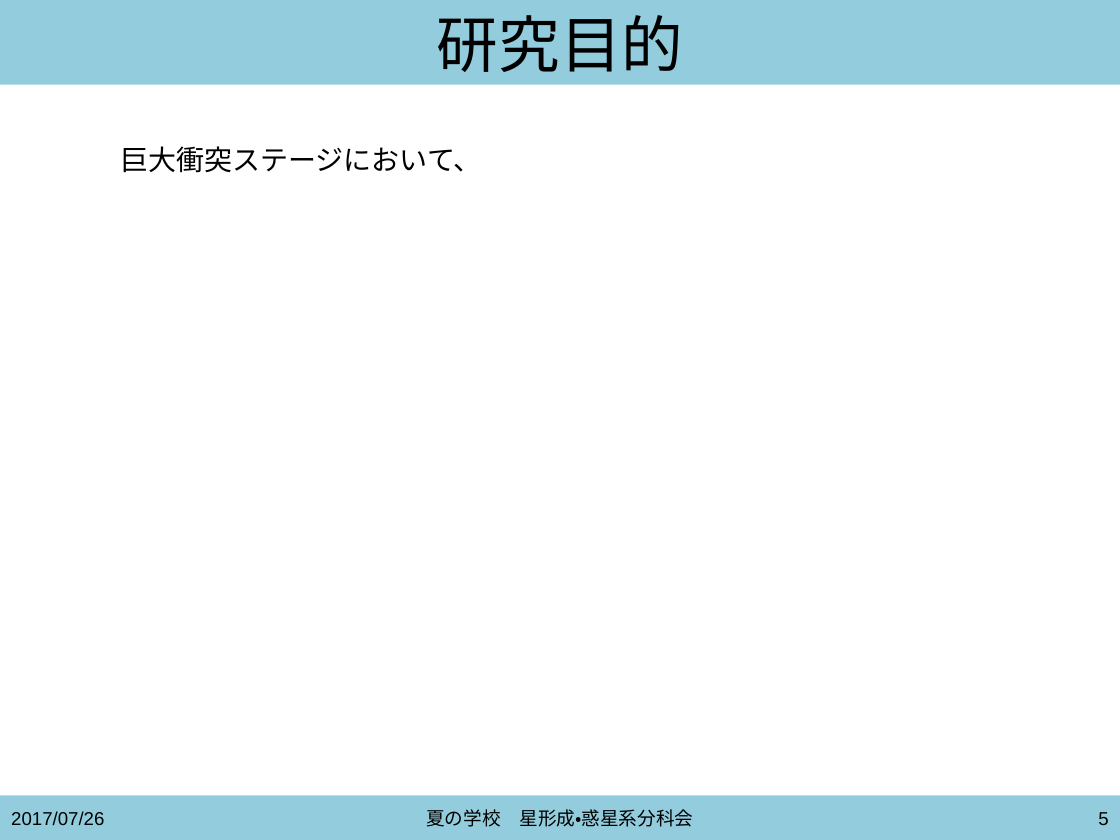
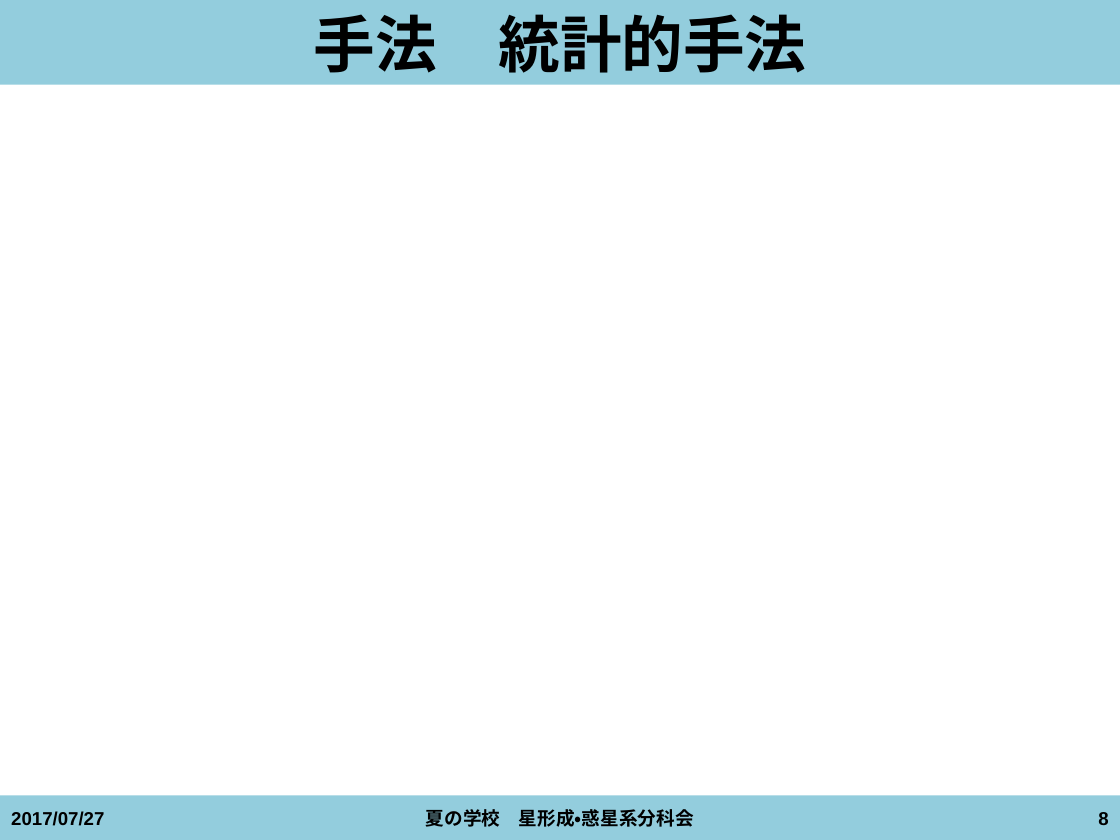
Before and after one commit to kazpc1215/Summer_School_2017, a slide deck: slide 8 of isoya20170727_ver1.pptx (slide 5 before the commit). Drawn at 1120x840 pixels with LibreOffice and Linux fonts; fonts in the diff are those of the drawing. Boxes give left, top, right and bottom in pixels: in the first picture for what was removed or moved away, otherwise in the second. Text is boxed around its words. In the diff, an @@ line names an element or a change of style, - is before the commit and + after.

```diff
--- a/isoya20170727_ver1.pptx
+++ b/isoya20170727_ver1.pptx
@@ title at <box>314,14,806,73</box>: text changed; bold on @@
-研究目的
+手法 統計的手法
@@ text removed at <box>121,146,482,173</box> @@
-巨大衝突ステージにおいて、
@@ text "夏の学校 星形成・惑星系分科会" at <box>426,809,694,827</box>: bold on @@
@@ text at <box>11,811,104,826</box>: text changed; bold on @@
-2017/07/26
+2017/07/27
@@ page number at <box>1098,812,1108,825</box>: text changed; bold on @@
-5
+8
```
Also in this commit, not shown: 11 other slides changed, 3 slides added, 5 other files.
